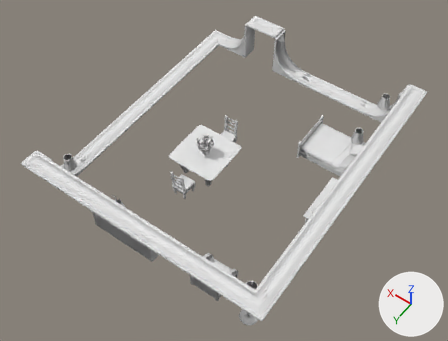
One commit to the glTF model www/models/lba2/iso_scenes/7.glb: the scene before it, then after it.
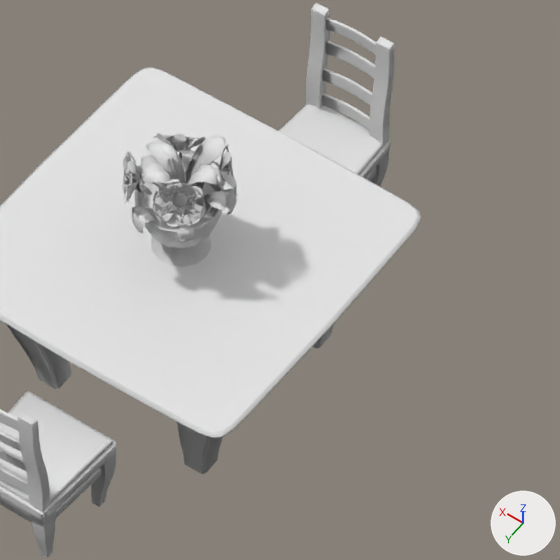
The first picture shows the older version from a 50 mm camera at (-4.95, 10.58, 29.1) aimed at (6.91, -6.03, 2.99). The close-ups show both versions on the part from 40% to 59% of the width and 34% to 59% of the height of that picture; other places that the commit changed are outside them. Every picture has the same lights, and +X, +Y and +Z are marked at lower right. Materials are left out; every surface is plain grey. Where no turn or scale is listed for an object, it has been applied to the vertices. Vertices at the same position are counted once.

Names of what the first close-up shows: 'colored', 'textured_1a7d4d02'.
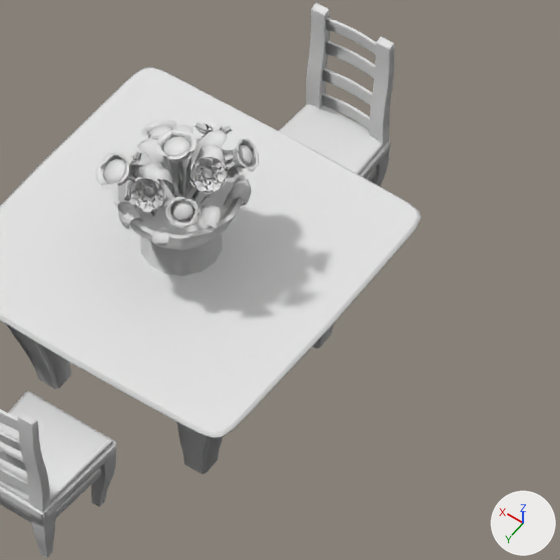
Changed parts and their boxes (x1, y1, x2, y2) in the close-ups (560 x 560 px; the box of a moved part takes in the faces that stretch with it):
'textured_656211df', added
    after: (96, 120, 259, 276)
part 1 of me_mesh_0, added
    after: (201, 168, 212, 179)
part 2 of me_mesh_0, deleted
    before: (127, 134, 237, 218)
part 3 of me_mesh_0, moved or reshaped
    before: (122, 133, 238, 267)
    after: (118, 124, 252, 247)

The change, as a diff of the scene's bpy script:
```diff
--- a/www/models/lba2/iso_scenes/7.glb.py
+++ b/www/models/lba2/iso_scenes/7.glb.py
@@ me_mesh_0 @@
 # used by ob_colored; location = (0.0, 0.0, 0.0)
-me_mesh_0.from_pydata(...)  # 20882 vertices, 41561 faces; spans x 0.0..14.0, y -15.0..1.0, z 1.5..5.8
+me_mesh_0.from_pydata(...)  # 19843 vertices, 40272 faces; spans x 0.0..14.0, y -15.0..1.0, z 1.5..5.8
+# me_mesh_0 part 1: a new loose piece of 61 vertices spanning x 8.1..8.2, y -6.5..-6.4, z 4.1..4.2
+# me_mesh_0 part 2: 21 loose pieces with 366 vertices, spanning x 8.0..8.8, y -6.9..-6.1, z 3.4..4.2, are deleted
+# me_mesh_0 part 3: 176 vertices moved from x 8.0..9.0, y -7.0..-6.0, z 3.4..4.1 to x 8.0..9.0, y -7.0..-5.9, z 3.4..4.2; 1352 vertices removed from x 8.0..9.0, y -6.9..-6.0, z 3.0..4.1; 618 vertices added at x 8.0..9.1, y -7.1..-5.9, z 3.4..4.2
@@ me_mesh_5 @@
+me_mesh_5.from_pydata(...)  # 2024 vertices, 2737 faces; spans x 7.949..9.051, y -7.121..-5.909, z 3.0..4.338
@@ ob_textured_656211df @@
+ob_textured_656211df = bpy.data.objects.new('textured_656211df', me_mesh_5)
+ob_textured_656211df.location = (0.0, 0.0, 0.0)
```
